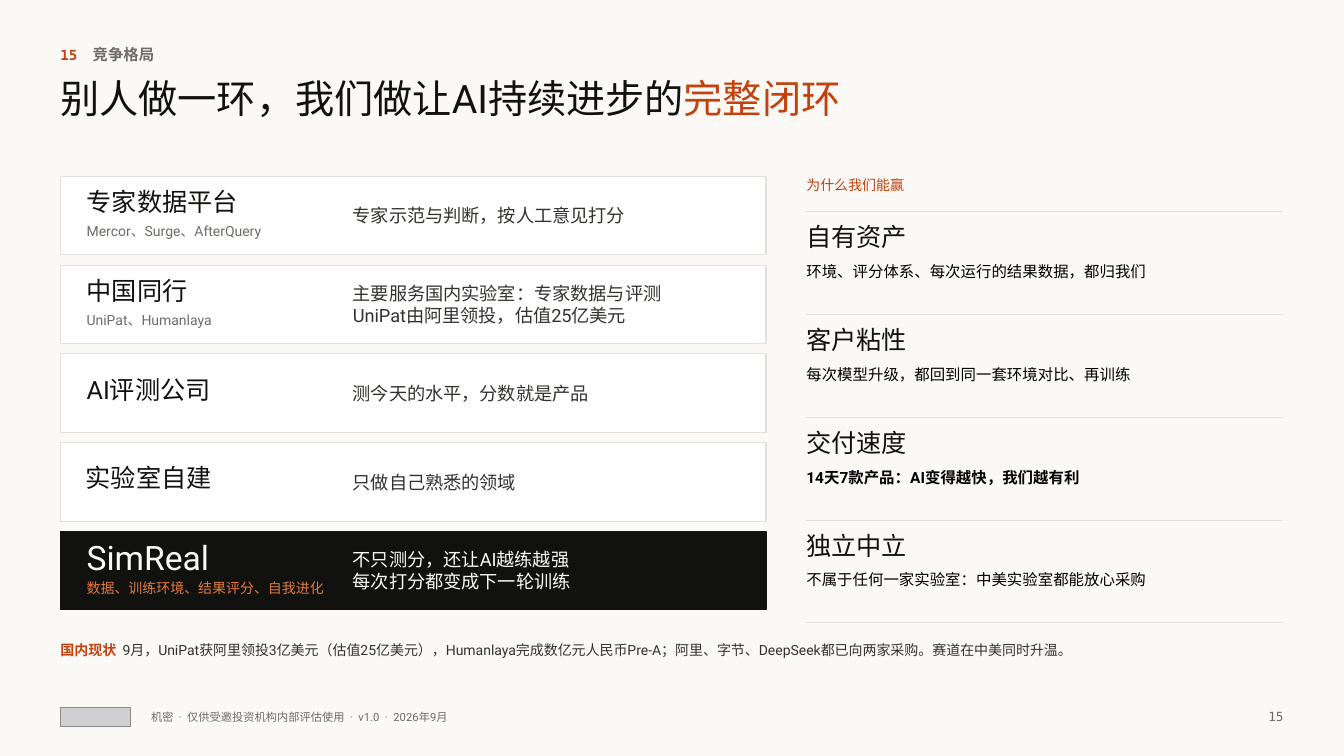
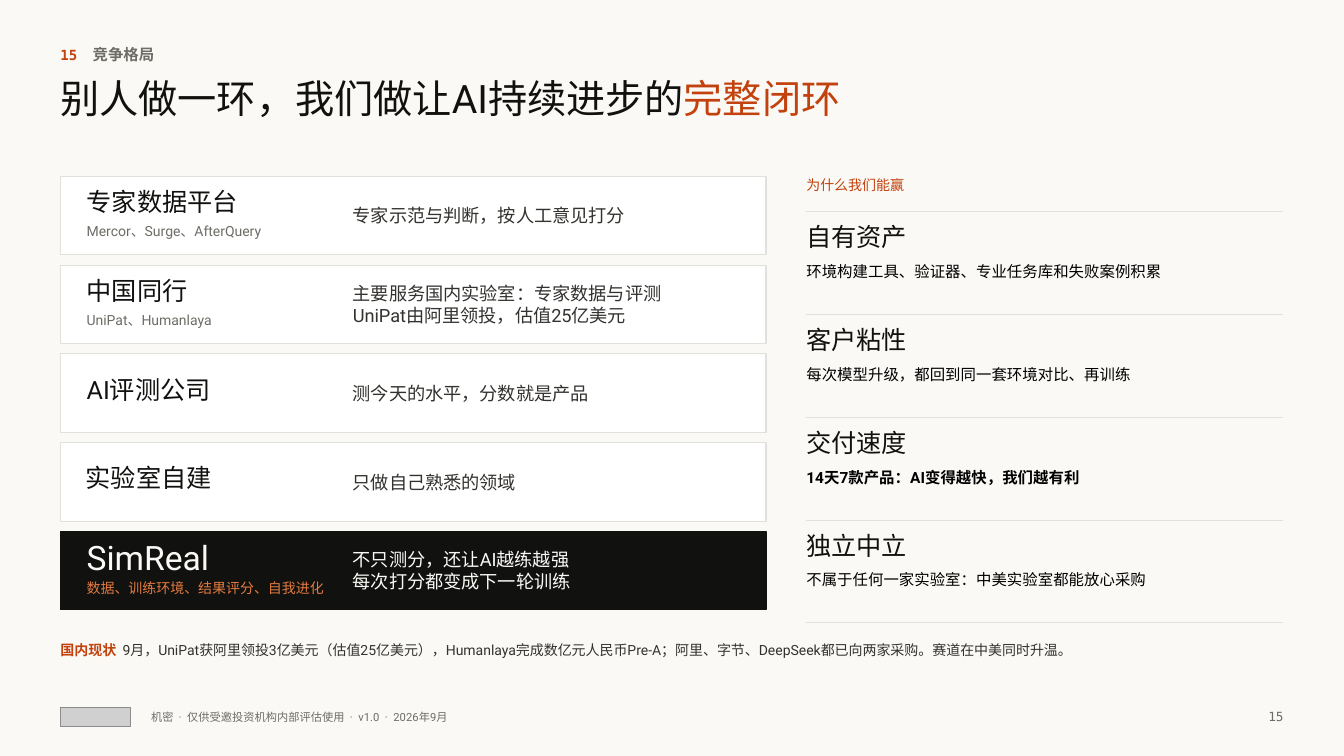
Before and after one commit to wangchen0802/Delta1, a slide deck: slide 15 of SimReal-BP-v17.pptx. Drawn at 1344x756 pixels with LibreOffice and Linux fonts; fonts in the diff are those of the drawing; grey boxes stand for pictures. Boxes give left, top, right and bottom in pixels: in the first picture for what was removed or moved away, otherwise in the second. Text is boxed around its words. In the diff, an @@ line names an element or a change of style, - is before the commit and + after.

```diff
--- a/SimReal-BP-v17.pptx
+++ b/SimReal-BP-v17.pptx
@@ text at [806, 264, 1161, 279]: text changed @@
-环境、评分体系、每次运行的结果数据，都归我们
+环境构建工具、验证器、专业任务库和失败案例积累
```
Also in this commit, not shown: 2 other files.
